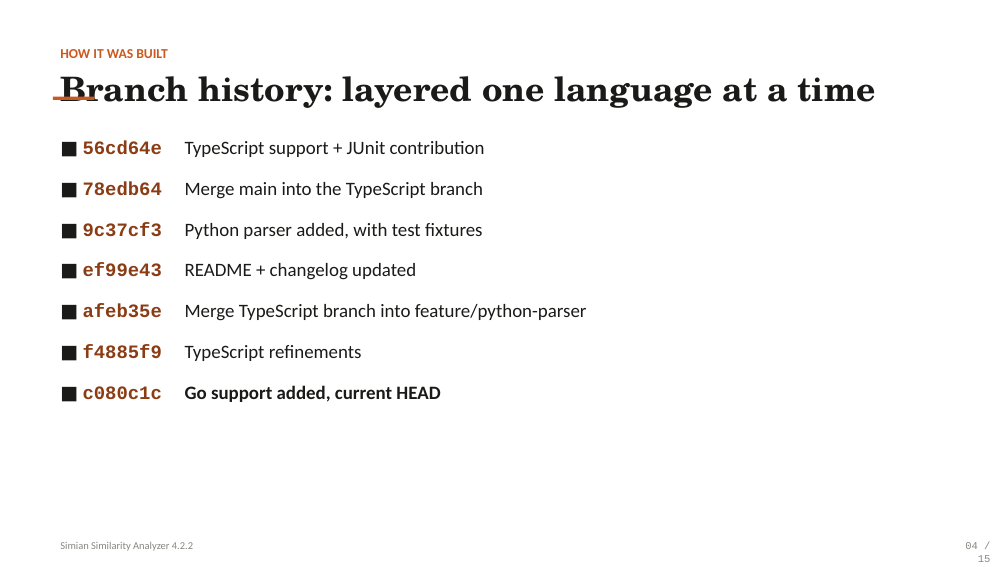
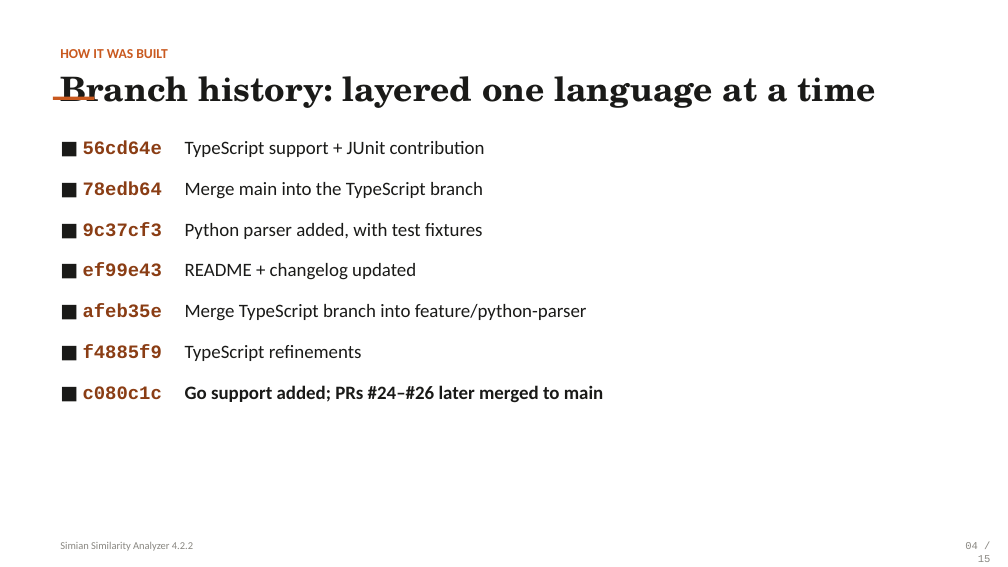
Before and after one commit to quandarypeak/simian, a slide deck: slide 4 of docs/simian-4.2.2-presentation.pptx. Drawn at 1008x567 pixels with LibreOffice and Linux fonts; fonts in the diff are those of the drawing. Boxes give left, top, right and bottom in pixels: in the first picture for what was removed or moved away, otherwise in the second. Text is boxed around its words. In the diff, an @@ line names an element or a change of style, - is before the commit and + after.

Commit message:
Update presentation for post-merge fixes and accurate counts
- Bug count was stale at 4; now reflects all 7 fixes (adds the Go
  raw-string corruption fix and the two TypeScript/JavaScript
  contextual-keyword fixes)
- Updates slide 1 headline/stats, slide 2 agenda, slide 3/6/8 summary
  bullets, and condenses slide 12's 4-card layout into one 7-item list
- Corrects the test-line count (+2,600 -> +4,500) and slide 4's stale
  "current HEAD" label
- Verified via content extraction, file validation, and a full visual
  render of every changed slide

```diff
--- a/docs/simian-4.2.2-presentation.pptx
+++ b/docs/simian-4.2.2-presentation.pptx
@@ text at [83, 385, 603, 403]: text changed @@
-■ c080c1c Go support added, current HEAD
+■ c080c1c Go support added; PRs #24–#26 later merged to main
```
Also in this commit, not shown: 5 other slides changed, 1 slide added, 1 slide removed.
